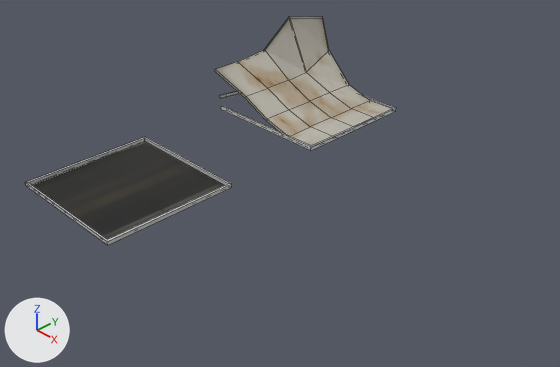
The Blender file Assets/Prefabs/ceiling.blend, before and after one commit.
One viewpoint serves both versions: a 50 mm lens placed at (8.75, -7.8, 5.55), pointed at (1.88, -1.12, 0.03). Every picture has the same lights, and +X, +Y and +Z are marked at lower left. Mesh edges are drawn as thin lines.

Script lines for the objects in view, before the commit:
```python
me_plane_001 = bpy.data.meshes.new('Plane.001')
me_plane_001.from_pydata(...)  # 20 vertices, 13 faces; spans x -1.03..1.04, y -1.03..1.04, z 0.0..0.06
# faces by material slot: [12, 1]
me_plane_001.materials.append(mat_whiteplastic2)  # light grey #c7c7c7
me_plane_001.materials.append(mat_ceilingtilerust)  # picture img_ceilingtexture2_jpg
me_plane_003 = bpy.data.meshes.new('Plane.003')
me_plane_003.from_pydata(...)  # 70 vertices, 62 faces; spans x -1.25..1.04, y -1.08..1.05, z 0.0..1.31
# faces by material slot: [13, 49]
me_plane_003.materials.append(mat_whiteplastic)  # light grey #c7c7c7
me_plane_003.materials.append(mat_celingtile)
ob_brokenceiling = bpy.data.objects.new('brokenCeiling', me_plane_003)
ob_brokenceiling.location = (0.41, 1.01, 0.0)
ob_brokenceiling.scale = (1.0, 1.0, 1.0)
ob_normalceiling = bpy.data.objects.new('normalCeiling', me_plane_001)
ob_normalceiling.location = (0.41, -2.69, 0.0)
ob_normalceiling.scale = (1.0, 1.0, 1.0)
```
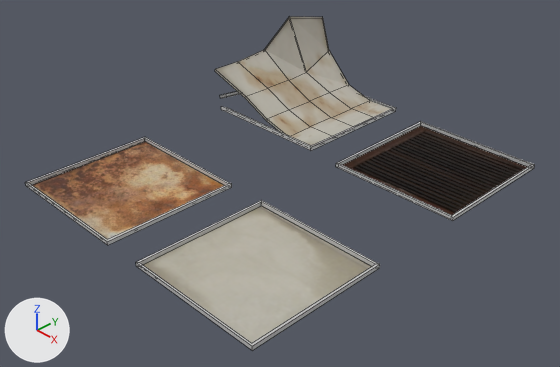
The change in detail:
Picture 'ceilingRust.jpg.001' (img_ceilingrust_jpg_001) is new.
Picture 'ceilingVent.jpg' (img_ceilingvent_jpg) is new.
Picture 'ceilingVentNormal.png' (img_ceilingventnormal_png) is new.
Material 'ceilingTileNormal' (mat_ceilingtilenormal) is new.
Uses the picture img_ceilingtexture2_jpg.
Material 'whitePlastic2.001' (mat_whiteplastic2_001) is new.
Its base color is (0.569, 0.569, 0.569) (light grey #c7c7c7).
Its roughness is 0.46.
Its coat weight is 0.166.
Material 'ceilingTileRusted' (mat_ceilingtilerusted) is new.
Uses the picture img_ceilingrust_jpg_001.
Material 'whitePlastic2.002' (mat_whiteplastic2_002) is new.
Its base color is (0.569, 0.569, 0.569) (light grey #c7c7c7).
Its roughness is 0.46.
Its coat weight is 0.166.
Material 'ceilingVent' (mat_ceilingvent) is new.
Uses the picture img_ceilingvent_jpg.
Uses the picture img_ceilingventnormal_png.
me_plane_001 has 20 vertices, 13 faces and spans x -1.03..1.04, y -1.03..1.04, z 0.0..0.06.
me_plane_001 is used by ob_normalceiling; location (0.41, -2.69, 0.0); scale (1.0, 1.0, 1.0).
me_plane_001 part 1: texture (UV) coordinates of 1 of 13 faces, centred in x 0.0, y 0.0, z 0.0, changed; they spanned u 0.4..0.5, v 0.05..0.19 and now span u 0.0..1.0, v 0.0..1.0.
me_plane_001 no longer uses material mat_ceilingtilerust (picture img_ceilingtexture2_jpg).
me_plane_001 now uses material mat_ceilingtilerusted.
Mesh me_plane_000 is new.
It has 20 vertices, 13 faces and spans x -1.03..1.04, y -1.03..1.04, z 0.0..0.06.
Faces by material slot: [12, 1].
It uses material mat_whiteplastic2_001 (light grey #c7c7c7).
It uses material mat_ceilingtilenormal.
Mesh me_plane_002 is new.
It has 20 vertices, 13 faces and spans x -1.03..1.04, y -1.03..1.04, z 0.0..0.06.
Faces by material slot: [12, 1].
It uses material mat_whiteplastic2_002 (light grey #c7c7c7).
It uses material mat_ceilingvent.
Object 'normalCeiling' (ob_normalceiling) now shows me_plane_000 instead of me_plane_001.
Object 'normalCeiling' (ob_normalceiling) moves from (0.41, -2.69, 0.0) to (3.1, -2.69, 0.0).
Object 'ceilingVent' (ob_ceilingvent) is new; it shows me_plane_002.
Its location is (3.1, 0.89, 0.0).
Its scale is (1.0, 1.0, 1.0).
Object 'dirtyCeiling' (ob_dirtyceiling) is new; it shows me_plane_001.
Its location is (0.41, -2.69, 0.0).
Its scale is (1.0, 1.0, 1.0).

Changed parts and their boxes [x1, y1, x2, y2] in the pictures (560 x 367 px):
'normalCeiling', recoloured, surface changed, reshaped, moved (18% wider, 39% taller)
    before: [25, 137, 232, 245]
    after: [136, 200, 380, 351]
'dirtyCeiling', added
    after: [25, 137, 232, 245]
'ceilingVent', added
    after: [336, 122, 535, 221]
    faces in mat_ceilingvent: [343, 126, 527, 215]
    faces in mat_whiteplastic2_002 (light grey #c7c7c7): [336, 122, 535, 221]
part 1 of me_plane_001, surface changed (black to brown)
    both: [32, 142, 224, 239]
